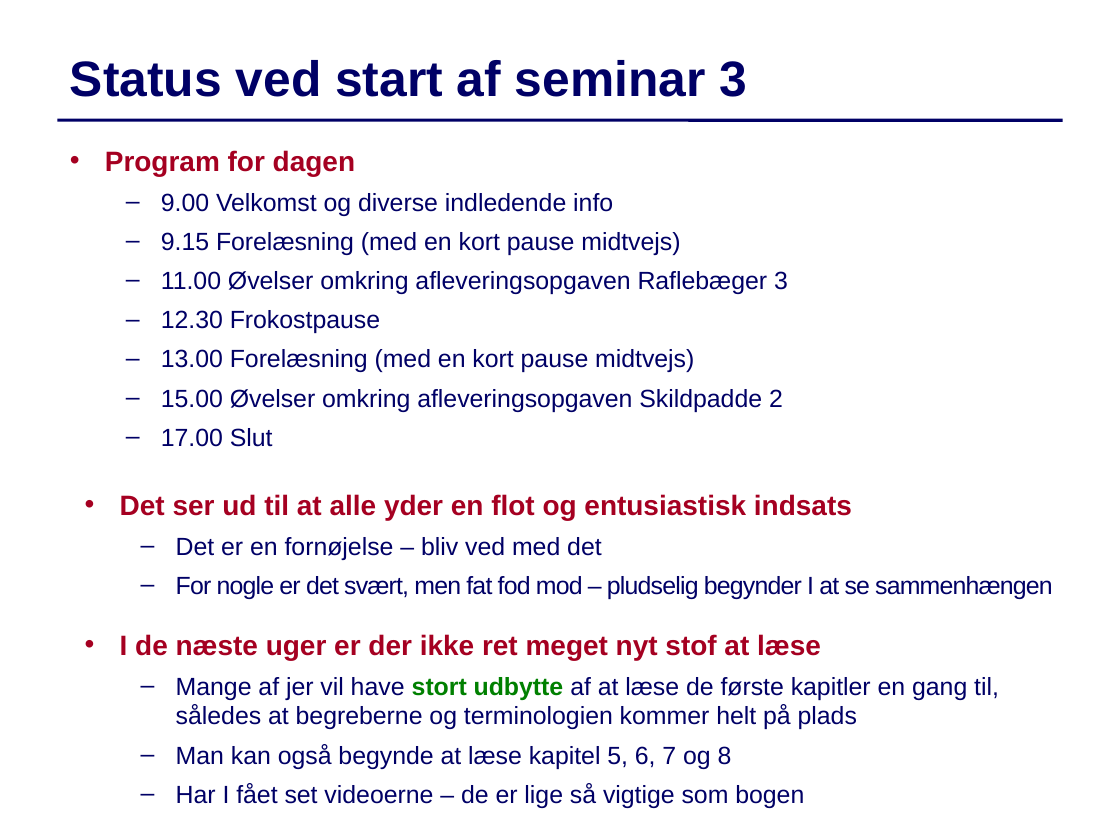
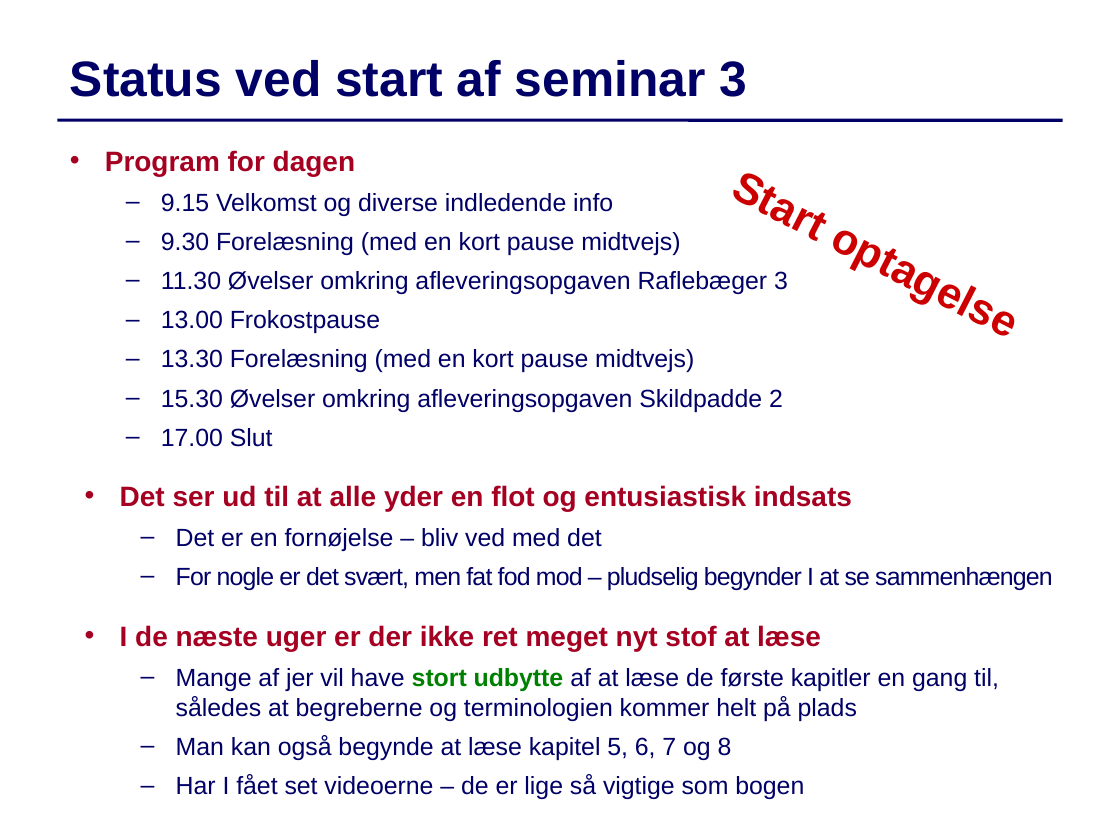
Before and after one commit to IntProgAU/Materiale, a slide deck: slide 1 of web/g22/status/Status3.pptx. Drawn at 1120x840 pixels with LibreOffice and Linux fonts; fonts in the diff are those of the drawing. Boxes give left, top, right and bottom in pixels: in the first picture for what was removed or moved away, otherwise in the second. Text is boxed around its words. In the diff, an @@ line names an element or a change of style, - is before the commit and + after.

```diff
--- a/web/g22/status/Status3.pptx
+++ b/web/g22/status/Status3.pptx
@@ text added at [692,137,1061,368], 28 pt, text #CC0000, bold @@
+Start optagelse
@@ text at [161,232,788,412]: text changed @@
-  – 9.00 Velkomst og diverse indledende info
-  – 9.15 Forelæsning (med en kort pause midtvejs)
-  – 11.00 Øvelser omkring afleveringsopgaven Raflebæger 3
-  – 12.30 Frokostpause
-  – 13.00 Forelæsning (med en kort pause midtvejs)
-  – 15.00 Øvelser omkring afleveringsopgaven Skildpadde 2
+  – 9.15 Velkomst og diverse indledende info
+  – 9.30 Forelæsning (med en kort pause midtvejs)
+  – 11.30 Øvelser omkring afleveringsopgaven Raflebæger 3
+  – 13.00 Frokostpause
+  – 13.30 Forelæsning (med en kort pause midtvejs)
+  – 15.30 Øvelser omkring afleveringsopgaven Skildpadde 2
@@ text "Det ser ud til at ...": place and size @@
-text "Det ser ud til at ..." at [120,494,1052,808]
+text "Det ser ud til at ..." at [120,485,1052,799]
```
Also in this commit, not shown: 5 other slides changed, 2 slides removed.
